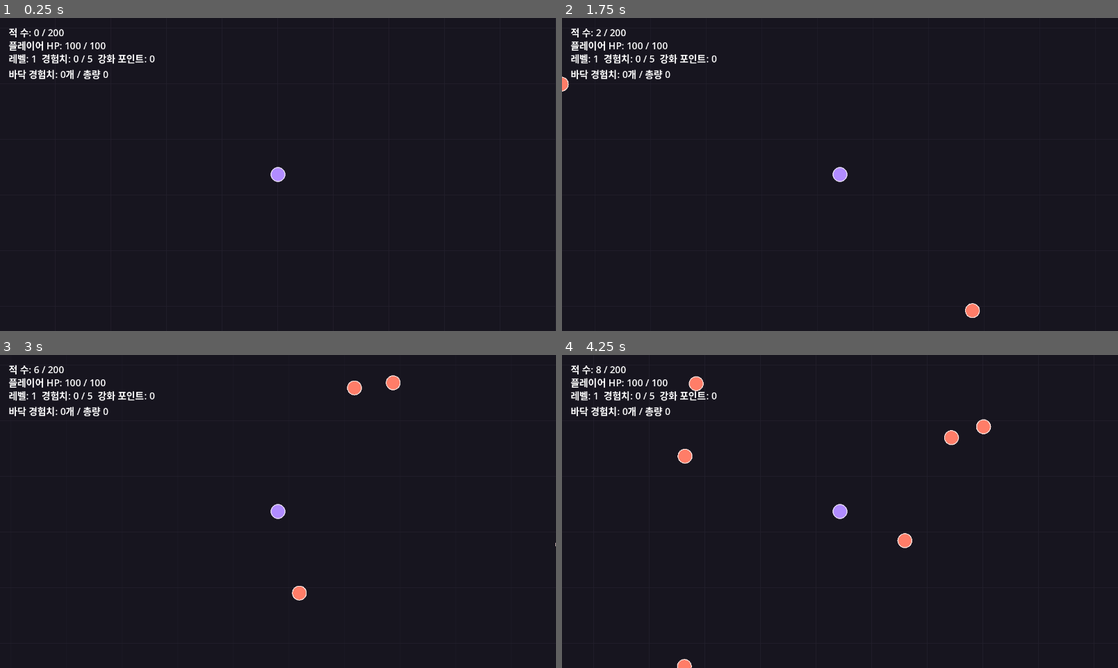
Above: before the commit, frames 1-4 (two rows, left to right).
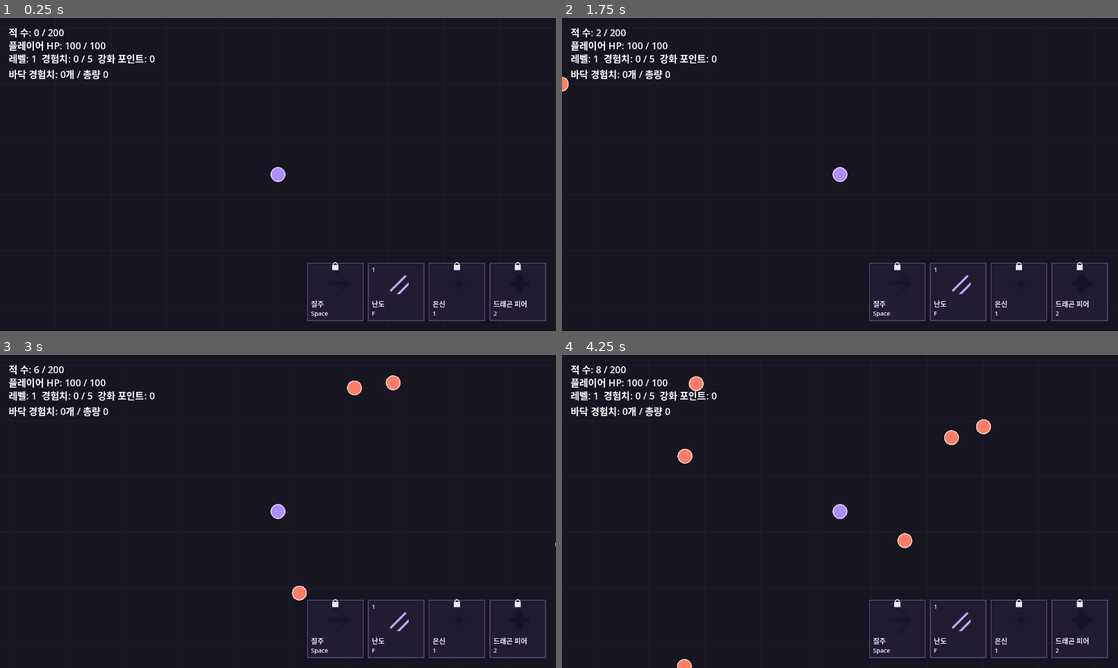
Above: after the commit, the same moments.

Repository: MoongTaeng-I/aigame
Game: Godot game, scene res://main.tscn
Same seed, same stepped clock (60 frames per second), same inputs: the game is played once before the commit and once after it.
Inputs (mouse positions are in pixels of both pictures, inside the frame that each line leads up to):
- Up to frame 1 (0.25 s): no input
- Up to frame 2 (1.75 s): tap Enter at 0.5 s; move the mouse to (962, 158) at 0.52 s; hold D (move_right) 0.53-1.25 s; click (962, 158) at 0.67 s; drag from (728, 190) to (812, 237) at 1.27 s
- Up to frame 3 (3 s): move the mouse to (333, 442) at 2.02 s; hold D (move_right) 2.03-2.75 s; click (333, 442) at 2.17 s; drag from (250, 574) to (111, 464) at 2.77 s
- Up to frame 4 (4.25 s): move the mouse to (1006, 558) at 3.52 s; hold A (move_left) from 3.53 s (still down); click (1006, 558) at 3.67 s; tap Space (skill_dash, bound only after the commit) at 4.15 s

The runs differ from the first frame. In frame 1, 0.9% of the frame differs, in the area x 55-99%, y 78-97%; in frame 2, 1.0%; in frame 3, 0.9%; in frame 4, 0.9%.

Commit message:
S5-IMPL-01 공통 스킬 시전과 난도 및 아이콘 UI 구현

Diff:
--- /dev/null
+++ b/data/skill.csv
@@ -0,0 +1,5 @@
+Id,Name_ko,Key,Initially_unlocked,Note
+skill_dash,질주,Space,1,A단계 미구현
+skill_rapid_slash,난도,F,1,A단계 검증용 시작값
+skill_stealth,은신,1,0,A단계 미구현
+skill_dragon_fear,드래곤 피어,2,0,A단계 미구현
--- /dev/null
+++ b/data/skill_rapid_slash_level.csv
@@ -0,0 +1,6 @@
+Id,Level,Damage,Hits,Hit_interval_sec,Range,Cooldown_sec,Note
+rapid_slash_01,1,8,5,0.1,160,6,A단계 검증용 시작값
+rapid_slash_02,2,10,5,0.1,160,6,A단계 검증용 시작값
+rapid_slash_03,3,10,6,0.1,170,5.5,A단계 검증용 시작값
+rapid_slash_04,4,12,6,0.1,180,5,A단계 검증용 시작값
+rapid_slash_05,5,14,7,0.1,200,4.5,A단계 검증용 시작값
--- a/project.godot
+++ b/project.godot
@@ -48,6 +48,23 @@
 ]
 }
 
+skill_dash={
+"deadzone": 0.2,
+"events": []
+}
+skill_rapid_slash={
+"deadzone": 0.2,
+"events": []
+}
+skill_stealth={
+"deadzone": 0.2,
+"events": []
+}
+skill_dragon_fear={
+"deadzone": 0.2,
+"events": []
+}
+
 [physics]
 
 3d/physics_engine="Jolt Physics"
--- a/scripts/combat_data.gd
+++ b/scripts/combat_data.gd
@@ -3,6 +3,7 @@
 
 const EnemyActorScript = preload("res://scripts/enemy.gd")
 const ExperienceData = preload("res://scripts/experience_data.gd")
+const SkillData = preload("res://scripts/skill_data.gd")
 
 static func register_schemas(store: CsvDataStore) -> void:
 	store.register_schema("player.csv", {
@@ -35,6 +36,7 @@
 		"Damage": "Int", "Knockback_distance": "Float", "Knockback_sec": "Float", "Note": "String",
 	})
 	ExperienceData.register_schemas(store)
+	SkillData.register_schemas(store)
 
 static func validate(store: CsvDataStore) -> String:
 	var projectiles: Dictionary = store.get_table("projectile.csv")
--- a/scripts/enemy_manager.gd
+++ b/scripts/enemy_manager.gd
@@ -45,6 +45,9 @@
 
 func get_alive_count() -> int:
 	return _active_enemies.size()
+
+func get_living_enemies() -> Array:
+	return _active_enemies.duplicate()
 
 func recycle_enemy(enemy: EnemyActor) -> void:
 	if not _active_enemies.has(enemy):
--- a/scripts/main.gd
+++ b/scripts/main.gd
@@ -6,6 +6,8 @@
 const ExperienceManager = preload("res://scripts/experience_manager.gd")
 const EnemyManagerScript = preload("res://scripts/enemy_manager.gd")
 const EnemyActorScript = preload("res://scripts/enemy.gd")
+const SkillData = preload("res://scripts/skill_data.gd")
+const SkillManager = preload("res://scripts/skill_manager.gd")
 const MapScene = preload("res://scenes/map.tscn")
 const PlayerScene = preload("res://scenes/player.tscn")
 
@@ -20,6 +22,8 @@
 	var combat_error := CombatDataScript.validate(data_store)
 	if combat_error.is_empty():
 		combat_error = ExperienceData.validate(data_store)
+	if combat_error.is_empty():
+		combat_error = SkillData.validate(data_store)
 	if not combat_error.is_empty():
 		_show_data_error(combat_error)
 		return
@@ -63,6 +67,10 @@
 	experience_manager.name = "ExperienceManager"
 	experience_manager.configure(player,enemy_manager,data_store.get_row("xp_rule.csv","xp_rule_01"))
 	map.add_child(experience_manager)
+	var skill_manager := SkillManager.new()
+	skill_manager.name = "SkillManager"
+	skill_manager.configure(player,enemy_manager,data_store.get_table("skill.csv"),data_store.get_table("skill_rapid_slash_level.csv"))
+	map.add_child(skill_manager)
 
 func _validate_gameplay_data(data_store: Variant, player_record: Dictionary, enemy_records: Dictionary, spawn_records: Dictionary, spawn_rule: Dictionary) -> String:
 	if float(player_record["Body_radius"]) <= 0.0:
--- /dev/null
+++ b/scripts/skill_area.gd
@@ -0,0 +1,13 @@
+extends RefCounted
+
+# Reusable targeting and damage bridge for basic and future awakened skills.
+static func living_in_circle(origin: Vector2, radius: float, candidates: Array) -> Array:
+	var targets: Array = []
+	for enemy in candidates:
+		if is_instance_valid(enemy) and enemy.is_active and not enemy.is_logically_dead and not targets.has(enemy) and origin.distance_to(enemy.global_position)<=radius:
+			targets.append(enemy)
+	return targets
+
+static func damage_circle(origin: Vector2, radius: float, damage: int, candidates: Array) -> void:
+	for enemy in living_in_circle(origin,radius,candidates):
+		enemy.apply_damage(damage)
--- /dev/null
+++ b/scripts/skill_cast.gd
@@ -0,0 +1,49 @@
+extends RefCounted
+
+# Shared cast lifecycle: immutable per-use stats, scheduled ticks, completion cooldown.
+# The injected tick callback owns the effect; this class owns no enemy/death logic.
+var level: int = 0
+var levels: Array = []
+var implemented: bool = false
+var active: bool = false
+var snapshot: Dictionary = {}
+var started_at: float = 0.0
+var completed_at: float = 0.0
+var cooldown_until: float = 0.0
+var hits_done: int = 0
+var on_tick: Callable
+
+func configure(rows: Array, initial_level: int, callback: Callable) -> void:
+	levels = rows.duplicate(true)
+	levels.sort_custom(func(a: Dictionary,b: Dictionary) -> bool: return int(a.Level)<int(b.Level))
+	level = initial_level
+	on_tick = callback
+	implemented = callback.is_valid()
+
+func max_level() -> int:
+	return int(levels.back().Level) if not levels.is_empty() else 0
+
+func can_start(now: float) -> bool:
+	return implemented and level>=1 and not active and now+0.000000001>=cooldown_until
+
+func start(now: float) -> bool:
+	if not can_start(now):
+		return false
+	snapshot = levels[level-1].duplicate(true)
+	started_at = now
+	hits_done = 0
+	active = true
+	advance(now)
+	return true
+
+func advance(now: float) -> void:
+	while active:
+		var tick_at := started_at + hits_done*float(snapshot.Hit_interval_sec)
+		if now+0.000000001<tick_at:
+			return
+		on_tick.call(snapshot,tick_at)
+		hits_done += 1
+		if hits_done>=int(snapshot.Hits):
+			active = false
+			completed_at = tick_at
+			cooldown_until = completed_at + float(snapshot.Cooldown_sec)
--- /dev/null
+++ b/scripts/skill_data.gd
@@ -0,0 +1,45 @@
+extends RefCounted
+
+const IDS := ["skill_dash","skill_rapid_slash","skill_stealth","skill_dragon_fear"]
+
+static func register_schemas(store: CsvDataStore) -> void:
+	store.register_schema("skill.csv", {"Id":"String","Name_ko":"String","Key":"String","Initially_unlocked":"Bool","Note":"String"})
+	store.register_schema("skill_rapid_slash_level.csv", {"Id":"String","Level":"Int","Damage":"Int","Hits":"Int","Hit_interval_sec":"Float","Range":"Float","Cooldown_sec":"Float","Note":"String"})
+
+static func standard_key(name: String) -> int:
+	var code := OS.find_keycode_from_string(name)
+	return code if code != KEY_NONE and OS.get_keycode_string(code) == name else KEY_NONE
+
+static func validate(store: CsvDataStore) -> String:
+	var skills := store.get_table("skill.csv")
+	for id in IDS:
+		if not skills.has(id):
+			return _error(store,"skill.csv",id,"Id","필수 스킬이 없습니다: "+id)
+	var used: Array = []
+	for id in skills:
+		var key: String = skills[id]["Key"]
+		if standard_key(key)==KEY_NONE:
+			return _error(store,"skill.csv",id,"Key","Godot 표준 키 이름과 정확히 일치해야 합니다: "+key)
+		if key in ["W","A","S","D"] or used.has(key):
+			return _error(store,"skill.csv",id,"Key","이동 키 또는 중복 키입니다: "+key)
+		used.append(key)
+	var levels: Array = store.get_table("skill_rapid_slash_level.csv").values()
+	if levels.is_empty():
+		return _error(store,"skill_rapid_slash_level.csv","","Level","레벨 행이 없습니다.")
+	levels.sort_custom(func(a: Dictionary,b: Dictionary) -> bool: return int(a.Level)<int(b.Level))
+	for i in range(levels.size()):
+		var row: Dictionary = levels[i]
+		if int(row.Level)!=i+1:
+			return _error(store,"skill_rapid_slash_level.csv",row.Id,"Level","1부터 빠짐없이 이어져야 합니다.")
+		for col in ["Damage","Hits"]:
+			if int(row[col])<1:
+				return _error(store,"skill_rapid_slash_level.csv",row.Id,col,"1 이상이어야 합니다.")
+		for col in ["Range","Cooldown_sec"]:
+			if float(row[col])<=0.0:
+				return _error(store,"skill_rapid_slash_level.csv",row.Id,col,"0보다 커야 합니다.")
+		if int(row.Hits)>=2 and float(row.Hit_interval_sec)<=0.0:
+			return _error(store,"skill_rapid_slash_level.csv",row.Id,"Hit_interval_sec","여러 타격에는 0보다 큰 간격이 필요합니다.")
+	return ""
+
+static func _error(store: CsvDataStore, file: String, id: String, col: String, detail: String) -> String:
+	return "res://data/%s, 행 %d, 열 %s: %s" % [file,store.get_source_line(file,id),col,detail]
--- /dev/null
+++ b/scripts/skill_manager.gd
@@ -0,0 +1,91 @@
+extends Node2D
+
+const SkillData = preload("res://scripts/skill_data.gd")
+const Cast = preload("res://scripts/skill_cast.gd")
+const Area = preload("res://scripts/skill_area.gd")
+const UI = preload("res://scripts/skill_ui.gd")
+
+var player: Node2D
+var enemies: EnemyManager
+var records: Dictionary = {}
+var skills: Dictionary = {}
+var clock: float = 0.0
+var effects: Array = []
+var ui: Control
+
+func configure(owner_player: Node2D, enemy_manager: EnemyManager, skill_records: Dictionary, slash_levels: Dictionary) -> void:
+	player = owner_player
+	enemies = enemy_manager
+	records = skill_records.duplicate(true)
+	for id in SkillData.IDS:
+		if not InputMap.has_action(id):
+			InputMap.add_action(id)
+		InputMap.action_erase_events(id)
+		var event := InputEventKey.new()
+		event.physical_keycode = SkillData.standard_key(records[id].Key)
+		InputMap.action_add_event(id,event)
+		var cast := Cast.new()
+		var callback := Callable(self,"_slash_tick") if id=="skill_rapid_slash" else Callable()
+		cast.configure(slash_levels.values() if id=="skill_rapid_slash" else [],1 if records[id].Initially_unlocked else 0,callback)
+		skills[id] = cast
+
+func _ready() -> void:
+	var layer := CanvasLayer.new()
+	add_child(layer)
+	ui = UI.new()
+	ui.configure(self)
+	layer.add_child(ui)
+
+func _unhandled_input(event: InputEvent) -> void:
+	if event.is_echo():
+		return
+	for id in SkillData.IDS:
+		if event.is_action_pressed(id):
+			try_use(id)
+
+func try_use(id: String) -> bool:
+	if player.is_dead or get_tree().paused:
+		return false
+	return skills[id].start(clock)
+
+func try_upgrade(id: String) -> bool:
+	var cast = skills[id]
+	if player.is_dead or get_tree().paused or not cast.implemented or player.enhancement_points<1 or cast.level>=cast.max_level():
+		return false
+	player.enhancement_points -= 1
+	cast.level += 1
+	return true
+
+func _physics_process(delta: float) -> void:
+	if player==null or player.is_dead or get_tree().paused:
+		return
+	clock += delta
+	for cast in skills.values():
+		cast.advance(clock)
+	for index in range(effects.size()-1,-1,-1):
+		if clock>=float(effects[index].until):
+			effects.remove_at(index)
+	queue_redraw()
+
+func _slash_tick(stats: Dictionary, at: float) -> void:
+	if player.is_dead:
+		return
+	Area.damage_circle(player.global_position,float(stats.Range),int(stats.Damage),enemies.get_living_enemies())
+	effects.append({"center":player.global_position,"radius":float(stats.Range),"until":at+float(stats.Hit_interval_sec)})
+	queue_redraw()
+
+func icon_state(id: String) -> Dictionary:
+	var cast = skills[id]
+	var remaining := maxf(0.0,cast.cooldown_until-clock)
+	var cooling: bool = not cast.active and remaining>0.000000001
+	var progress := 0.0
+	if not cast.snapshot.is_empty() and not cast.active:
+		progress = clampf((clock-cast.completed_at)/float(cast.snapshot.Cooldown_sec),0.0,1.0)
+	return {"phase":"unimplemented" if not cast.implemented else ("locked" if cast.level==0 else ("active" if cast.active else ("cooldown" if cooling else "ready"))),
+		"level":cast.level,"name":records[id].Name_ko,"key":records[id].Key,
+		"show_plus":cast.implemented and player.enhancement_points>=1 and cast.level<cast.max_level(),
+		"active_border":cast.active,"show_gauge":cooling,"progress":progress,
+		"cooldown_text":"%.1f" % (maxf(1.0,ceil(remaining*10.0-0.000000001))/10.0) if cooling else ""}
+
+func _draw() -> void:
+	UI.draw_ranges(self,effects)
--- /dev/null
+++ b/scripts/skill_ui.gd
@@ -0,0 +1,164 @@
+extends Control
+
+# All temporary skill presentation values live here; gameplay values come from CSV.
+const CARD := Vector2(128,132)
+const GAP := 12.0
+const MARGIN := Vector2(24,24)
+const ICON_SIZE := Vector2(56,56)
+const ICON_OFFSET := Vector2(36,14)
+const ICON_PIXELS := 64
+const GAUGE_RADIUS := 34.0
+const GAUGE_WIDTH := 3.0
+const ARC_SEGMENTS := 64
+const FONT_SIZE := 16
+const SMALL_FONT_SIZE := 14
+const NAME_OFFSET := Vector2(8,100)
+const KEY_OFFSET := Vector2(8,121)
+const LEVEL_OFFSET := Vector2(8,20)
+const PLUS_OFFSET := Vector2(108,20)
+const TIME_OFFSET := Vector2(48,86)
+const LOCK_OFFSET := Vector2(57,4)
+const LOCK_SIZE := Vector2(14,12)
+const LOCK_SHACKLE_RADIUS := 5.0
+const BG := Color("#211c30")
+const BORDER := Color("#5d4a7f")
+const INK := Color("#eee5ff")
+const GLYPH := Color("#c5a3ff")
+const PLUS_COLOR := Color("#b2ffb0")
+const ACTIVE := Color("#ff405e")
+const GAUGE := Color("#c8a3ff")
+const EMPTY_GAUGE := Color("#40384f")
+const BORDER_WIDTH := 2.0
+const GLOW_LAYERS := 4
+const GLOW_STEP := 2.0
+const GLOW_ALPHA := 0.06
+const BLUR_PIXELS := 3.0
+const BLUR_TINT := Color(0.12,0.12,0.14,1)
+const RANGE_COLOR := Color(0.72,0.46,1.0,0.65)
+const RANGE_FILL := Color(0.54,0.28,0.85,0.08)
+const RANGE_WIDTH := 2.0
+const SHAPE_WIDTH := 0.12
+const SHAPE_EXTENT := 0.78
+const BLUR_SHADER := """shader_type canvas_item;
+uniform float blur_px;
+uniform vec4 tint : source_color;
+void fragment() {
+    vec2 step_uv = TEXTURE_PIXEL_SIZE * blur_px;
+    vec4 sum = vec4(0.0);
+    for (int x = -1; x <= 1; x++) {
+        for (int y = -1; y <= 1; y++) {
+            sum += texture(TEXTURE, UV + vec2(float(x), float(y)) * step_uv);
+        }
+    }
+    COLOR = (sum / 9.0) * tint;
+}
+"""
+
+var manager: Node2D
+var glyphs: Array[TextureRect] = []
+var overlay: Control
+
+func configure(skill_manager: Node2D) -> void:
+	manager = skill_manager
+
+func _ready() -> void:
+	set_anchors_and_offsets_preset(Control.PRESET_FULL_RECT)
+	mouse_filter = Control.MOUSE_FILTER_PASS
+	var shader := Shader.new()
+	shader.code = BLUR_SHADER
+	for index in range(manager.SkillData.IDS.size()):
+		var glyph := TextureRect.new()
+		glyph.texture = _texture(index)
+		glyph.size = ICON_SIZE
+		glyph.mouse_filter = Control.MOUSE_FILTER_IGNORE
+		if not manager.skills[manager.SkillData.IDS[index]].implemented:
+			var material := ShaderMaterial.new()
+			material.shader = shader
+			material.set_shader_parameter("blur_px",BLUR_PIXELS)
+			material.set_shader_parameter("tint",BLUR_TINT)
+			glyph.material = material
+		add_child(glyph)
+		glyphs.append(glyph)
+	overlay = Control.new()
+	overlay.mouse_filter = Control.MOUSE_FILTER_IGNORE
+	overlay.draw.connect(_draw_overlays)
+	add_child(overlay)
+	_layout()
+
+func card_rect(index: int) -> Rect2:
+	var total: float = CARD.x*manager.SkillData.IDS.size()+GAP*(manager.SkillData.IDS.size()-1)
+	return Rect2(Vector2(size.x-MARGIN.x-total+(CARD.x+GAP)*index,size.y-MARGIN.y-CARD.y),CARD)
+
+func _layout() -> void:
+	for index in range(glyphs.size()):
+		glyphs[index].position = card_rect(index).position+ICON_OFFSET
+
+func _process(_delta: float) -> void:
+	_layout()
+	queue_redraw()
+	if overlay!=null:
+		overlay.queue_redraw()
+
+func _gui_input(event: InputEvent) -> void:
+	if event is InputEventMouseButton and event.button_index==MOUSE_BUTTON_LEFT and event.pressed:
+		for index in range(manager.SkillData.IDS.size()):
+			if card_rect(index).has_point(event.position):
+				manager.try_upgrade(manager.SkillData.IDS[index])
+				accept_event()
+				return
+
+func _draw() -> void:
+	if manager==null:
+		return
+	var font := ThemeDB.fallback_font
+	for index in range(manager.SkillData.IDS.size()):
+		var state: Dictionary = manager.icon_state(manager.SkillData.IDS[index])
+		var box := card_rect(index)
+		draw_rect(box,BG)
+		draw_rect(box,BORDER,false,BORDER_WIDTH)
+		draw_string(font,box.position+NAME_OFFSET,state.name,HORIZONTAL_ALIGNMENT_LEFT,CARD.x,FONT_SIZE,INK)
+		draw_string(font,box.position+KEY_OFFSET,state.key,HORIZONTAL_ALIGNMENT_LEFT,CARD.x,SMALL_FONT_SIZE,INK)
+
+func _draw_overlays() -> void:
+	var font := ThemeDB.fallback_font
+	for index in range(manager.SkillData.IDS.size()):
+		var state: Dictionary = manager.icon_state(manager.SkillData.IDS[index])
+		var box := card_rect(index)
+		var center := box.position+ICON_OFFSET+ICON_SIZE/2.0
+		if state.phase in ["unimplemented","locked"]:
+			var pos := box.position+LOCK_OFFSET
+			overlay.draw_rect(Rect2(pos,LOCK_SIZE),INK)
+			overlay.draw_arc(pos+Vector2(LOCK_SIZE.x/2.0,0),LOCK_SHACKLE_RADIUS,PI,TAU,ARC_SEGMENTS,INK,BORDER_WIDTH,true)
+		elif int(state.level)>0:
+			overlay.draw_string(font,box.position+LEVEL_OFFSET,str(state.level),HORIZONTAL_ALIGNMENT_LEFT,CARD.x,SMALL_FONT_SIZE,INK)
+		if state.show_plus:
+			overlay.draw_string(font,box.position+PLUS_OFFSET,"+",HORIZONTAL_ALIGNMENT_LEFT,CARD.x,FONT_SIZE,PLUS_COLOR)
+		if state.active_border:
+			for layer in range(GLOW_LAYERS,0,-1):
+				overlay.draw_rect(box.grow(layer*GLOW_STEP),Color(ACTIVE,GLOW_ALPHA),false,BORDER_WIDTH+layer*GLOW_STEP)
+			overlay.draw_rect(box,ACTIVE,false,GAUGE_WIDTH)
+		if state.show_gauge:
+			overlay.draw_arc(center,GAUGE_RADIUS,-PI/2.0,TAU-PI/2.0,ARC_SEGMENTS,EMPTY_GAUGE,GAUGE_WIDTH,true)
+			if float(state.progress)>0:
+				overlay.draw_arc(center,GAUGE_RADIUS,-PI/2.0,-PI/2.0+TAU*float(state.progress),ARC_SEGMENTS,GAUGE,GAUGE_WIDTH,true)
+			overlay.draw_string(font,box.position+TIME_OFFSET,state.cooldown_text,HORIZONTAL_ALIGNMENT_LEFT,CARD.x,FONT_SIZE,INK)
+
+func _texture(index: int) -> ImageTexture:
+	var image := Image.create(ICON_PIXELS,ICON_PIXELS,false,Image.FORMAT_RGBA8)
+	for y in range(ICON_PIXELS):
+		for x in range(ICON_PIXELS):
+			var v := (Vector2(x,y)/float(ICON_PIXELS)-Vector2.ONE/2.0)*2.0
+			var ink := false
+			match index:
+				0: ink = absf(v.y)<SHAPE_WIDTH and absf(v.x)<SHAPE_EXTENT or absf(v.x+absf(v.y)-SHAPE_EXTENT)<SHAPE_WIDTH
+				1: ink = (absf(v.x+v.y)<SHAPE_WIDTH or absf(v.x+v.y-SHAPE_EXTENT)<SHAPE_WIDTH) and v.length()<SHAPE_EXTENT
+				2: ink = absf(v.x)+absf(v.y)<SHAPE_EXTENT and absf(v.x)+absf(v.y)>SHAPE_EXTENT-SHAPE_WIDTH or v.length()<SHAPE_WIDTH*2.0
+				3: ink = absf(v.x*v.y)<SHAPE_WIDTH and v.length()<SHAPE_EXTENT
+			image.set_pixel(x,y,GLYPH if ink else Color.TRANSPARENT)
+	return ImageTexture.create_from_image(image)
+
+static func draw_ranges(node: Node2D, effects: Array) -> void:
+	for effect in effects:
+		var pos := node.to_local(effect.center)
+		node.draw_circle(pos,float(effect.radius),RANGE_FILL)
+		node.draw_arc(pos,float(effect.radius),0.0,TAU,ARC_SEGMENTS,RANGE_COLOR,RANGE_WIDTH,true)
Not shown, added: data/skill.csv.import
Not shown, added: data/skill_rapid_slash_level.csv.import
